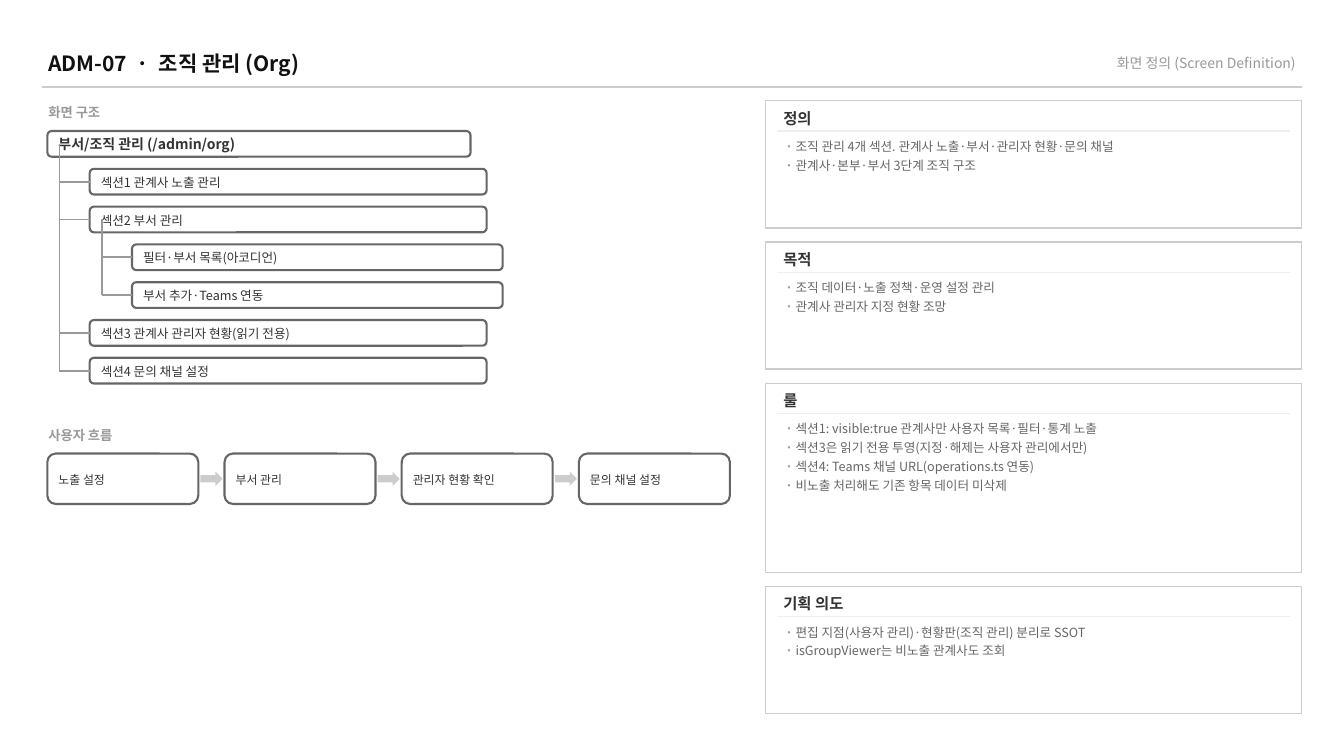
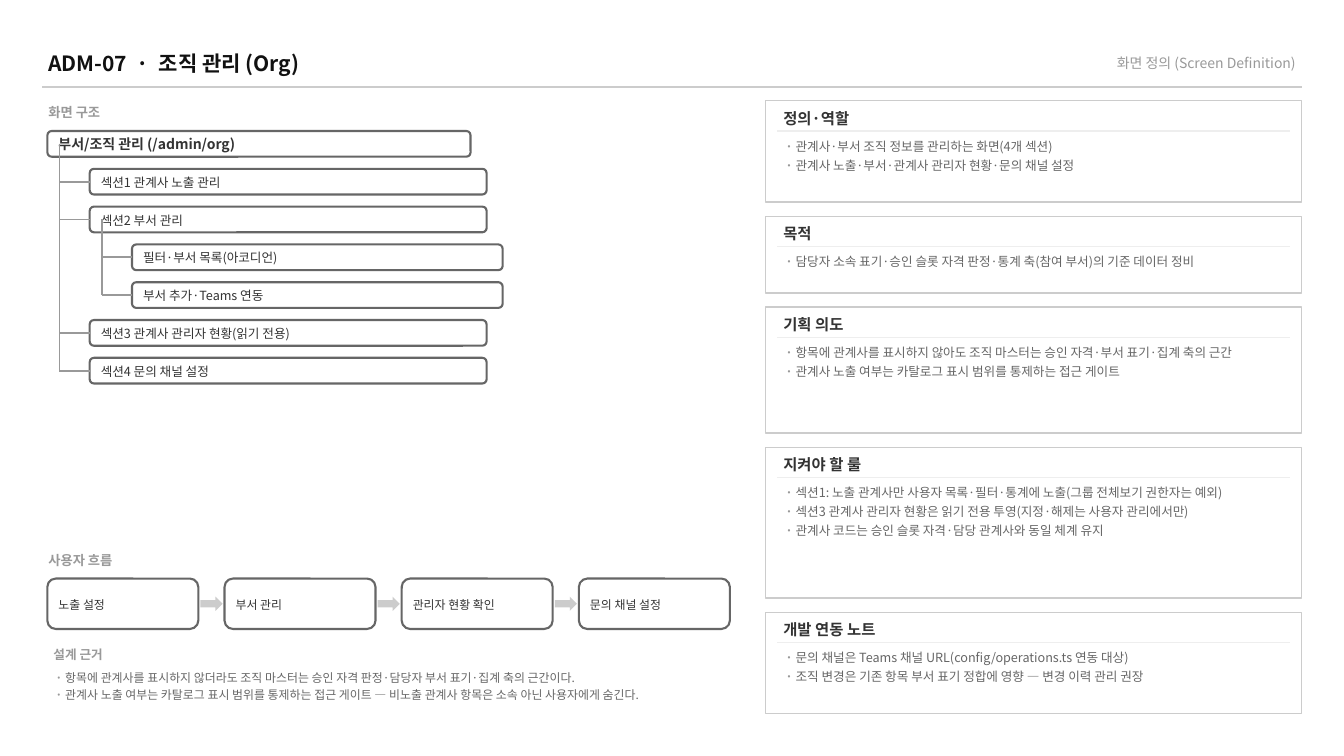
Before and after one commit to BaeNerd/Workspace, a slide deck: slide 17 of axplatform/docs/screen-specs/admin-screens.pptx. Drawn at 1344x756 pixels with LibreOffice and Linux fonts; fonts in the diff are those of the drawing. Boxes give left, top, right and bottom in pixels: in the first picture for what was removed or moved away, otherwise in the second. Text is boxed around its words. In the diff, an @@ line names an element or a change of style, - is before the commit and + after.

```diff
--- a/axplatform/docs/screen-specs/admin-screens.pptx
+++ b/axplatform/docs/screen-specs/admin-screens.pptx
@@ rectangle: place and size @@
-rectangle at <box>765,101,1302,228</box>
+rectangle at <box>765,101,1302,203</box>
@@ text at <box>783,111,849,126</box>: text changed @@
-정의
+정의·역할
@@ text at <box>796,140,1074,171</box>: text changed @@
-· 조직 관리 4개 섹션. 관계사 노출·부서·관리자 현황·문의 채널
-· 관계사·본부·부서 3단계 조직 구조
+· 관계사·부서 조직 정보를 관리하는 화면(4개 섹션)
+· 관계사 노출·부서·관계사 관리자 현황·문의 채널 설정
@@ rectangle: place and size @@
-rectangle at <box>765,242,1302,369</box>
+rectangle at <box>765,217,1302,293</box>
@@ text "목적": place and size @@
-text "목적" at <box>783,252,811,267</box>
+text "목적" at <box>783,226,811,241</box>
@@ line moved from (777, 272) - (1290, 272) to (777, 247) - (1290, 247) @@
@@ text at <box>796,255,1194,269</box>: text changed; size 11 to 9 pt; text colour #333333 to #666666; bold off @@
-룰
+· 담당자 소속 표기·승인 슬롯 자격 판정·통계 축(참여 부서)의 기준 데이터 정비
@@ text removed at <box>796,281,995,312</box> @@
-· 조직 데이터·노출 정책·운영 설정 관리
-· 관계사 관리자 지정 현황 조망
@@ rectangle added at <box>765,308,1302,434</box>, fill #FFFFFF, outline #CCCCCC 1 pt @@
@@ text "기획 의도": place and size @@
-text "기획 의도" at <box>783,596,843,611</box>
+text "기획 의도" at <box>783,317,843,332</box>
@@ line added from (777, 338) to (1290, 338), #EEEEEE 1 pt @@
@@ text added at <box>796,346,1232,377</box>, 9 pt, text #666666 @@
+· 항목에 관계사를 표시하지 않아도 조직 마스터는 승인 자격·부서 표기·집계 축의 근간
+· 관계사 노출 여부는 카탈로그 표시 범위를 통제하는 접근 게이트
@@ rectangle: place and size @@
-rectangle at <box>765,383,1302,573</box>
+rectangle at <box>765,448,1302,599</box>
@@ line moved from (777, 413) - (1290, 413) to (777, 478) - (1290, 478) @@
@@ text added at <box>783,455,861,475</box>, 11 pt, text #333333, bold @@
+지켜야 할 룰
@@ text at <box>796,486,1222,536</box>: text changed @@
-· 섹션1: visible:true 관계사만 사용자 목록·필터·통계 노출
-· 섹션3은 읽기 전용 투영(지정·해제는 사용자 관리에서만)
-· 섹션4: Teams 채널 URL(operations.ts 연동)
-· 비노출 처리해도 기존 항목 데이터 미삭제
+· 섹션1: 노출 관계사만 사용자 목록·필터·통계에 노출(그룹 전체보기 권한자는 예외)
+· 섹션3 관계사 관리자 현황은 읽기 전용 투영(지정·해제는 사용자 관리에서만)
+· 관계사 코드는 승인 슬롯 자격·담당 관계사와 동일 체계 유지
@@ 5 texts, 4 rounded rectangles, 3 right arrows: place and size @@
-5 texts, 4 rounded rectangles, 3 right arrows at <box>47,429,730,504</box>
+5 texts, 4 rounded rectangles, 3 right arrows at <box>47,554,730,629</box>
@@ rectangle: place and size @@
-rectangle at <box>765,587,1302,714</box>
+rectangle at <box>765,612,1302,714</box>
@@ text added at <box>783,622,875,637</box>, 11 pt, text #333333, bold @@
+개발 연동 노트
@@ text removed at <box>796,626,1085,658</box> @@
-· 편집 지점(사용자 관리)·현황판(조직 관리) 분리로 SSOT
-· isGroupViewer는 비노출 관계사도 조회
@@ text added at <box>53,648,103,660</box>, 9 pt, text #999999, bold @@
+설계 근거
@@ line moved from (777, 617) - (1290, 617) to (777, 642) - (1290, 642) @@
@@ text added at <box>796,651,1143,682</box>, 9 pt, text #666666 @@
+· 문의 채널은 Teams 채널 URL(config/operations.ts 연동 대상)
+· 조직 변경은 기존 항목 부서 표기 정합에 영향 — 변경 이력 관리 권장
@@ text added at <box>65,672,639,700</box>, 8.5 pt, text #666666 @@
+· 항목에 관계사를 표시하지 않더라도 조직 마스터는 승인 자격 판정·담당자 부서 표기·집계 축의 근간이다.
+· 관계사 노출 여부는 카탈로그 표시 범위를 통제하는 접근 게이트 — 비노출 관계사 항목은 소속 아닌 사용자에게 숨긴다.
```
Also in this commit, not shown: 21 other slides changed, 6 other files.
